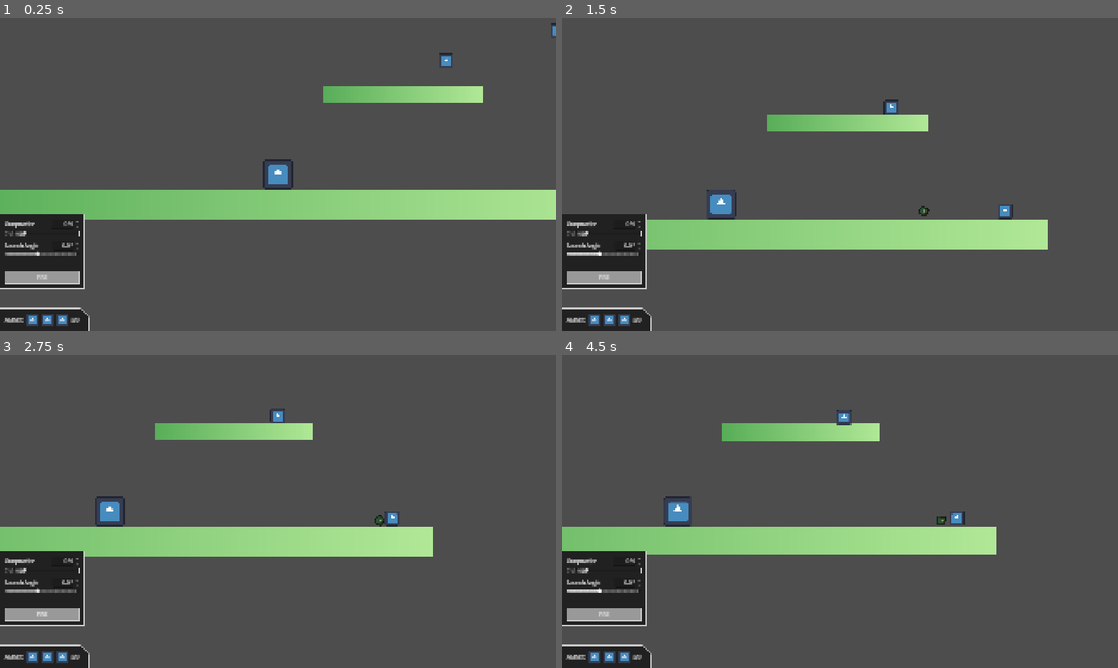
Above: before the commit, frames 1-4 (two rows, left to right).
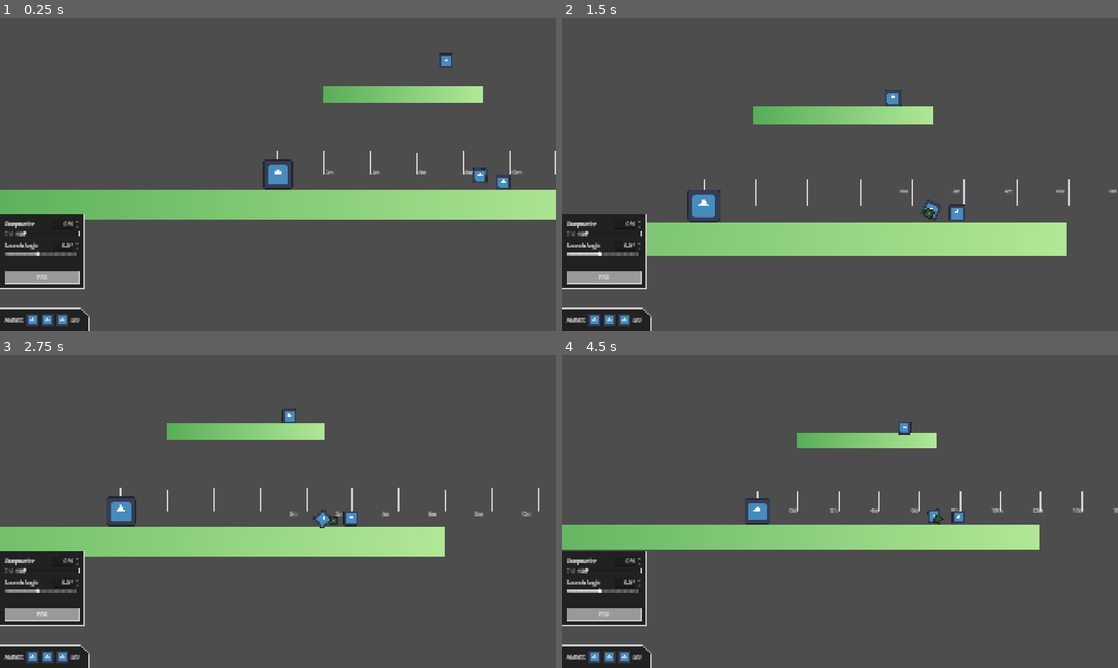
Above: after the commit, the same moments.

Repository: ToxicStarfall/arc-tillery
Game: Godot game, scene res://node.tscn
The game is run twice, just before and just after one commit, with the same random seed, the same clock (stepped at 60 frames per second) and the same inputs. The engine's default icon, where the game draws it, is replaced by a stand-in: a white triangle on a blue panel in a dark square.
Inputs (mouse positions are in pixels of both pictures, inside the frame that each line leads up to):
- Up to frame 1 (0.25 s): no input
- Up to frame 2 (1.5 s): click "FIRE" at 0.5 s; tap Enter at 1.25 s; move the mouse to (962, 158) at 1.27 s; hold Right from 1.28 s (still down); hold Mouse wheel up (zoom_in) from 1.28 s (still down)
- Up to frame 3 (2.75 s): tap Mouse wheel down (zoom_out) at 1.55, 2.1 s; move the mouse to (166, 527) at 2.02 s; release Right at 2.03 s; release Mouse wheel up (zoom_in) at 2.03 s; hold Down from 2.03 s (still down); tap Mouse wheel up (zoom_in) at 2.3 s
- Up to frame 4 (4.5 s): move the mouse to (895, 442) at 2.77 s; release Down at 2.78 s; hold Right 2.78-3.53 s; hold Mouse wheel up (zoom_in) 2.78-3.53 s; tap Mouse wheel down (zoom_out) at 3.05, 3.6 s; move the mouse to (812, 574) at 3.52 s; hold Up 3.53-4.28 s; tap Mouse wheel up (zoom_in) at 3.8 s; move the mouse to (1006, 558) at 4.27 s; hold Left from 4.28 s (still down); hold Mouse wheel down (zoom_out) from 4.28 s (still down); tap Alt at 4.35 s

The runs differ from the first frame. In frame 1, 0.4% of the frame differs, in the area x 49-100%, y 1-55%; in frame 2, 5.2%; in frame 3, 1.6%; in frame 4, 5.7%, in the area x 0-100%, y 17-64%.
Error before the commit: Invalid access to property or key 'PIXELS_PER_METER' on a base object of type 'Node (game.gd)'. (res://line_2d.gd:39)

Commit message:
Improved zoom functionality for non trackpads
Adjusted some code

Diff:
--- a/destructable_object.gd
+++ b/destructable_object.gd
@@ -15,8 +15,8 @@
 		#print("body")
 
 		await Game.camera_focus_weapon()
-		self.queue_free()
-		body.queue_free()
+		#self.queue_free()
+		#body.queue_free()
 
 
 #func _on_body_shape_entered(body_rid: RID, body: Node, body_shape_index: int, local_shape_index: int) -> void:
--- a/game.gd
+++ b/game.gd
@@ -1,5 +1,7 @@
 extends Node
 
+
+const PIXELS_PER_METER = 100
 
 var UI: CanvasLayer
 var World: Node2D
@@ -13,6 +15,7 @@
 var current_weapon: Weapon
 var current_projectile: Projectile
 
+var targets: Array = []
 
 
 
@@ -44,12 +47,19 @@
 
 
 func _unhandled_input(event: InputEvent) -> void:
+	var zoom_factor = 0.1
+	if event is InputEventMouse and !event.factor == 1:
+		#zoom_factor = event.factor
+		zoom_factor = 0.01
+		#print(zoom_factor)
+			#print("trackpad?")
+
 	if event.is_action_pressed("zoom_in"):
-		Camera.zoom = (Camera.zoom + (Vector2.ONE * 0.01)).minf(1.5)
-		World.get_node("Line2D").queue_redraw()
+		Camera.zoom = (Camera.zoom + (Vector2.ONE * zoom_factor)).minf(1.5)
+		World.get_node("%Line2D").queue_redraw()
 	if event.is_action_pressed("zoom_out"):
-		Camera.zoom = (Camera.zoom - (Vector2.ONE * 0.01)).maxf(0.1)
-		World.get_node("Line2D").queue_redraw()
+		Camera.zoom = (Camera.zoom - (Vector2.ONE * zoom_factor)).maxf(0.1)
+		World.get_node("%Line2D").queue_redraw()
 
 
 func camera_focus_projectile():
--- a/node.tscn
+++ b/node.tscn
@@ -7,6 +7,7 @@
 [ext_resource type="PackedScene" uid="uid://by7e1tj1gqa6q" path="res://weapon.tscn" id="4_e2u21"]
 [ext_resource type="Script" uid="uid://bvlrdqs188dct" path="res://line_2d.gd" id="5_qn3nj"]
 [ext_resource type="PackedScene" uid="uid://b5rxgcprihlhu" path="res://destructable_object.tscn" id="6_tda05"]
+[ext_resource type="Script" uid="uid://cx6jxb8wkqt2f" path="res://star.gd" id="8_l6pdb"]
 
 [sub_resource type="StyleBoxEmpty" id="StyleBoxEmpty_nxiqb"]
 
@@ -100,6 +101,8 @@
 color_ramp = SubResource("Gradient_tda05")
 seamless = true
 
+[sub_resource type="PhysicsMaterial" id="PhysicsMaterial_qn3nj"]
+
 [sub_resource type="Gradient" id="Gradient_j2q8x"]
 colors = PackedColorArray(0.3468, 0.68, 0.3468, 1, 0.6923584, 0.91, 0.5915, 1)
 
@@ -124,6 +127,9 @@
 
 [sub_resource type="RectangleShape2D" id="RectangleShape2D_tda05"]
 size = Vector2(685, 70)
+
+[sub_resource type="CircleShape2D" id="CircleShape2D_r657h"]
+radius = 40.0
 
 [node name="Main" type="Node2D"]
 script = ExtResource("1_112p8")
@@ -432,25 +438,22 @@
 position = Vector2(937, 406)
 texture = SubResource("NoiseTexture2D_l6pdb")
 
-[node name="Line2D" type="Line2D" parent="World"]
-points = PackedVector2Array(466, 960)
-script = ExtResource("5_qn3nj")
-
-[node name="StaticBody2D" type="StaticBody2D" parent="World"]
+[node name="Ground" type="StaticBody2D" parent="World"]
 position = Vector2(9, 1086)
 collision_mask = 0
-
-[node name="Sprite2D" type="Sprite2D" parent="World/StaticBody2D"]
+physics_material_override = SubResource("PhysicsMaterial_qn3nj")
+
+[node name="Sprite2D" type="Sprite2D" parent="World/Ground"]
 position = Vector2(519.4999, -62.99994)
 scale = Vector2(10.878906, 128.00009)
 texture = SubResource("GradientTexture1D_112p8")
 
-[node name="Sprite2D2" type="Sprite2D" parent="World/StaticBody2D"]
+[node name="Sprite2D2" type="Sprite2D" parent="World/Ground"]
 visible = false
 position = Vector2(256, -62)
 texture = SubResource("NoiseTexture2D_jfkdj")
 
-[node name="CollisionShape2D" type="CollisionShape2D" parent="World/StaticBody2D"]
+[node name="CollisionShape2D" type="CollisionShape2D" parent="World/Ground"]
 position = Vector2(320.49994, -129)
 shape = SubResource("WorldBoundaryShape2D_bss38")
 
@@ -467,9 +470,15 @@
 position = Vector2(336.5, -36)
 shape = SubResource("RectangleShape2D_tda05")
 
+[node name="Line2D" type="Line2D" parent="World"]
+unique_name_in_owner = true
+points = PackedVector2Array(466, 960)
+script = ExtResource("5_qn3nj")
+
 [node name="Weapon" parent="World" instance=ExtResource("4_e2u21")]
 position = Vector2(528, 896)
 collision_layer = 0
+power_level_default = 10.0
 projectile_speed = 40.0
 
 [node name="Camera2D" type="Camera2D" parent="World/Weapon"]
@@ -492,9 +501,23 @@
 max_contacts_reported = 4
 
 [node name="DestructableObject2" parent="World" instance=ExtResource("6_tda05")]
-position = Vector2(1738, 248)
+position = Vector2(1500, 900)
 contact_monitor = true
 max_contacts_reported = 4
 
+[node name="Area2D" type="Area2D" parent="World"]
+position = Vector2(1400, 900)
+collision_layer = 8
+collision_mask = 4
+script = ExtResource("8_l6pdb")
+
+[node name="Sprite2D" type="Sprite2D" parent="World/Area2D"]
+scale = Vector2(0.5, 0.5)
+texture = ExtResource("1_sy5k4")
+
+[node name="CollisionShape2D" type="CollisionShape2D" parent="World/Area2D"]
+shape = SubResource("CircleShape2D_r657h")
+
 [connection signal="body_shape_entered" from="World/DestructableObject" to="World/DestructableObject" method="_on_body_shape_entered"]
 [connection signal="body_shape_entered" from="World/DestructableObject2" to="World/DestructableObject2" method="_on_body_shape_entered"]
+[connection signal="body_entered" from="World/Area2D" to="World/Area2D" method="_on_body_entered"]
Not shown: 1 places in node.tscn that only renumber resources
